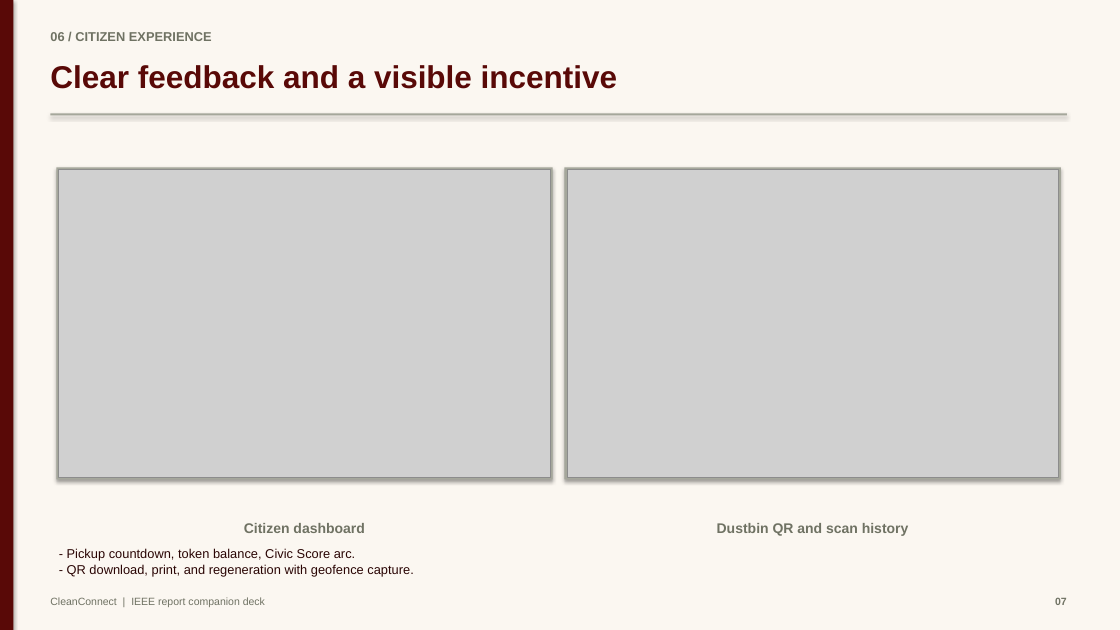
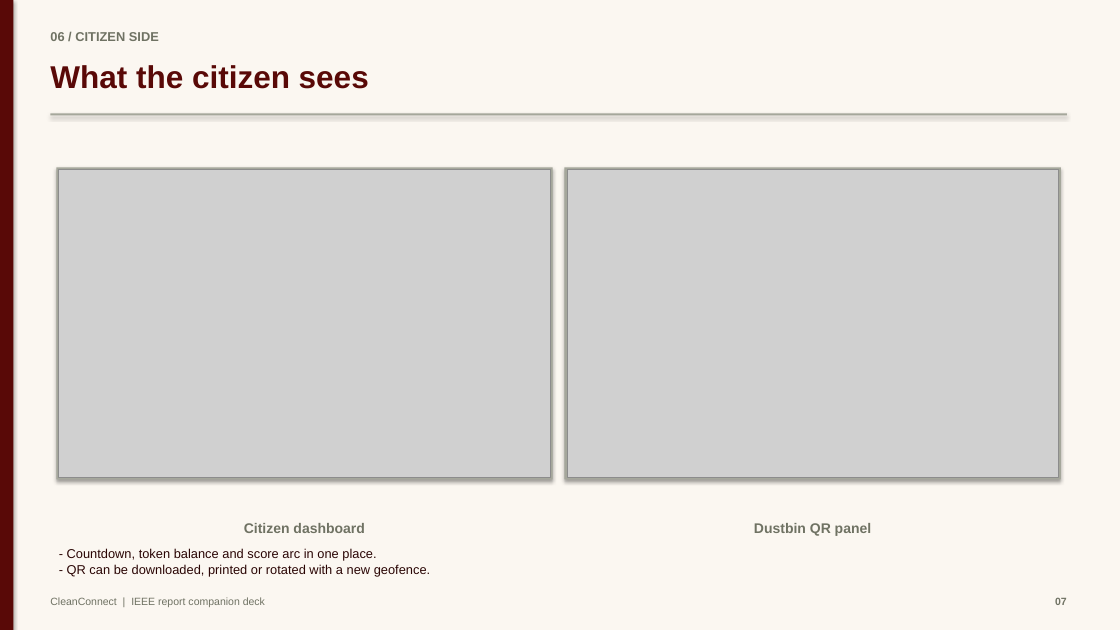
Before and after one commit to mayankjain1815-commits/CleanConnect, a slide deck: slide 7 of docs/presentation/CleanConnect_Presentation.pptx. Drawn at 1120x630 pixels with LibreOffice and Linux fonts; fonts in the diff are those of the drawing; grey boxes stand for pictures. Boxes give left, top, right and bottom in pixels: in the first picture for what was removed or moved away, otherwise in the second. Text is boxed around its words. In the diff, an @@ line names an element or a change of style, - is before the commit and + after.

```diff
--- a/docs/presentation/CleanConnect_Presentation.pptx
+++ b/docs/presentation/CleanConnect_Presentation.pptx
@@ text at [50,32,159,41]: text changed @@
-06 / CITIZEN EXPERIENCE
+06 / CITIZEN SIDE
@@ text at [50,65,369,89]: text changed @@
-Clear feedback and a visible incentive
+What the citizen sees
@@ text at [754,523,871,536]: text changed @@
-Dustbin QR and scan history
+Dustbin QR panel
@@ text at [67,548,430,577]: text changed @@
-- Pickup countdown, token balance, Civic Score arc.
-- QR download, print, and regeneration with geofence capture.
+- Countdown, token balance and score arc in one place.
+- QR can be downloaded, printed or rotated with a new geofence.
```
Also in this commit, not shown: 13 other slides changed, 11 other files.
